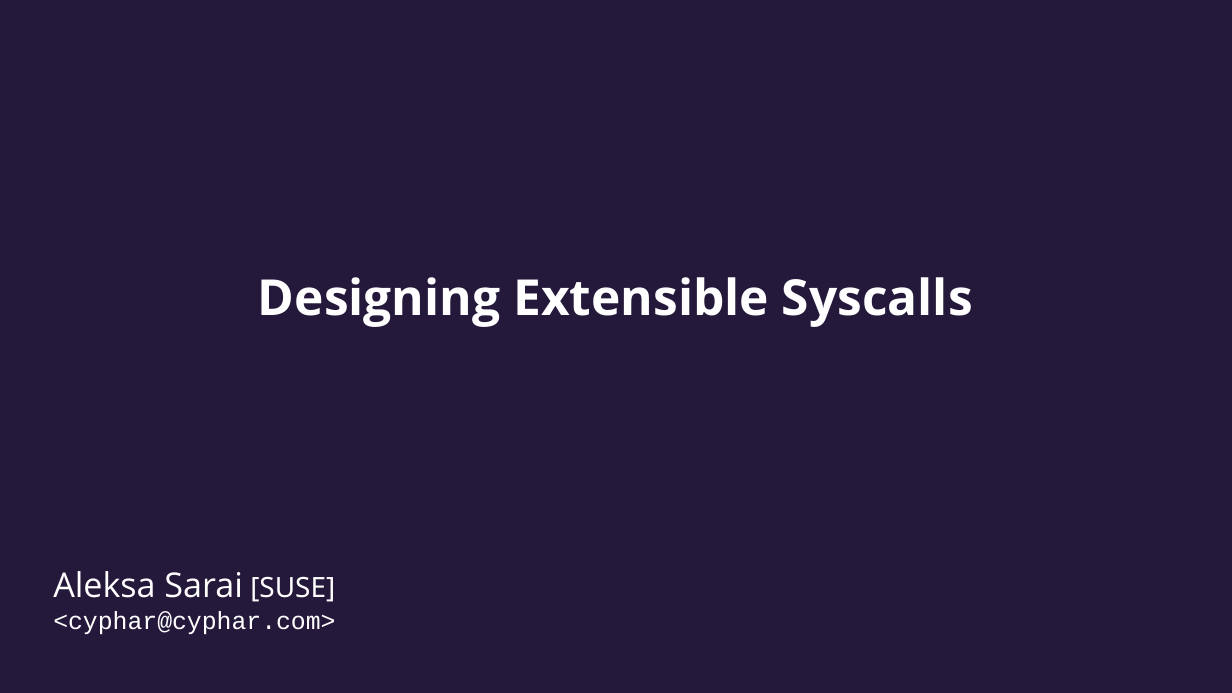
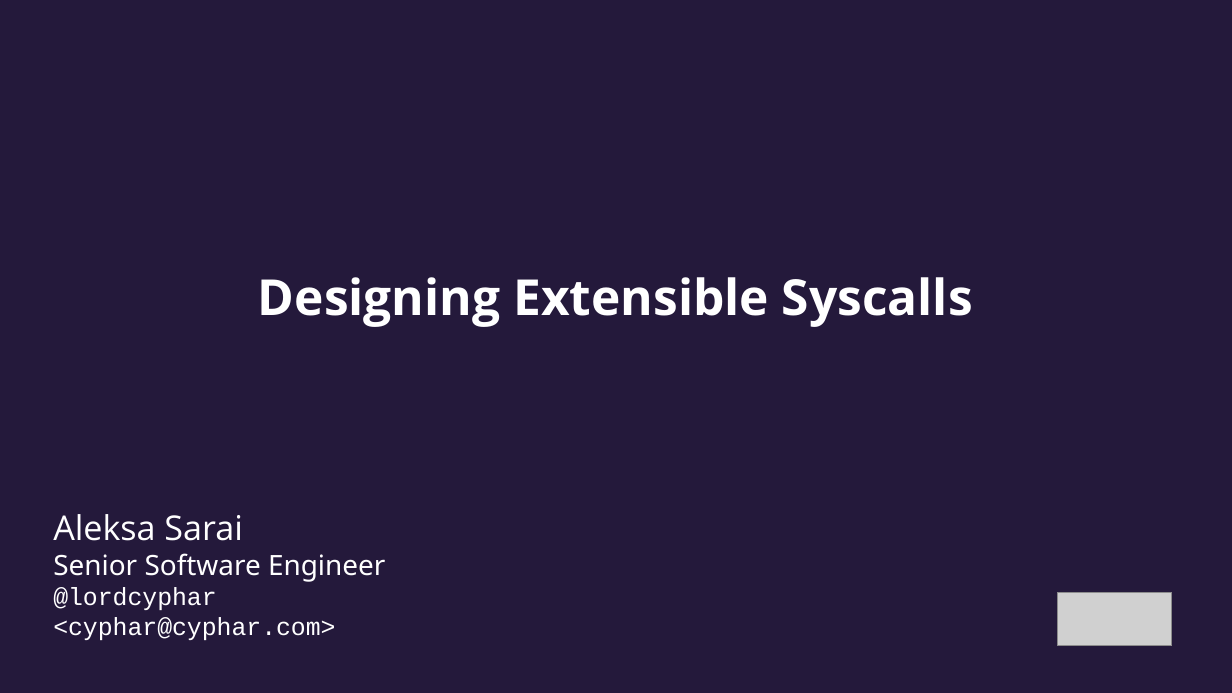
Before and after one commit to cyphar/talks, a slide deck: slide 1 of 2020/01-linux-conf-au/syscall-extensions/designing-extensible-syscalls.odp. Drawn at 1232x693 pixels with LibreOffice and Linux fonts; fonts in the diff are those of the drawing; grey boxes stand for pictures. Boxes give left, top, right and bottom in pixels: in the first picture for what was removed or moved away, otherwise in the second. Text is boxed around its words. In the diff, an @@ line names an element or a change of style, - is before the commit and + after.

Commit message:
2020: 01-lca: complete kernel syscalls talk

```diff
--- a/2020/01-linux-conf-au/syscall-extensions/designing-extensible-syscalls.odp
+++ b/2020/01-linux-conf-au/syscall-extensions/designing-extensible-syscalls.odp
@@ text "Aleksa Sarai": place and size @@
-text "Aleksa Sarai" at <box>53,571,335,634</box>
+text "Aleksa Sarai" at <box>53,514,385,640</box>
@@ text at <box>53,514,385,610</box>: text changed; size 22 to 18 pt; font Open Sans to Noto Sans @@
-Aleksa Sarai [SUSE]
+Aleksa Sarai
+Senior Software Engineer
+@lordcyphar
@@ picture added at <box>1058,593,1172,646</box> @@
```
Also in this commit, not shown: 1 other file.
